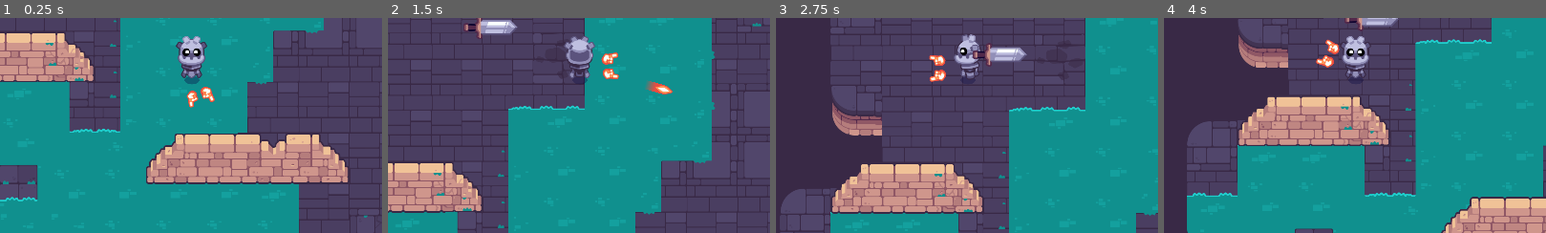
Above: before the commit, frames 1-4 (left to right).
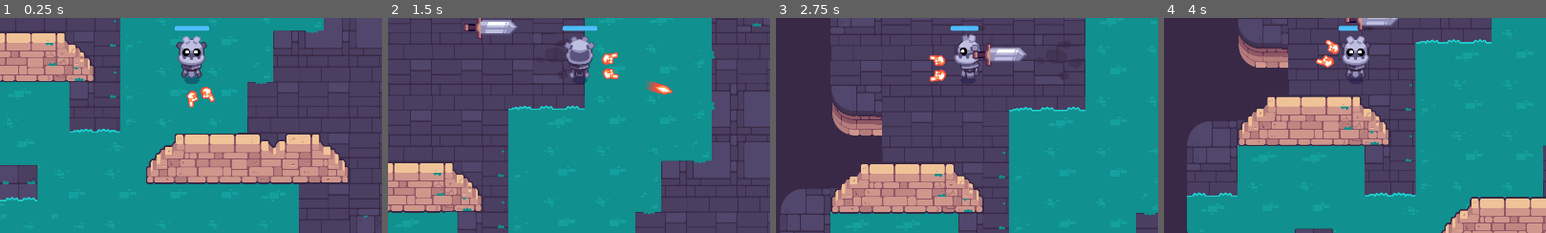
Above: after the commit, the same moments.

Repository: joszeto1/Path-of-Sorcerers-Game
Game: Godot game, scene res://test.tscn
Two runs of this game, one before a commit and one after it. Both use one fixed random seed, a clock stepped at 60 frames per second and the inputs below.
Inputs (mouse positions are % of the whole screen's width and height, from its top left):
- Up to frame 1 (0.25 s): no input
- Up to frame 2 (1.5 s): tap Enter at 0.5 s; move the mouse to (45, 70) at 0.52 s; hold W (move_up) 0.53-1.25 s; click (45, 70) at 0.6 s; tap Space at 0.77 s; drag from (80, 65) to (38, 36) at 1.27 s
- Up to frame 3 (2.75 s): move the mouse to (20, 35) at 2.02 s; hold Left (move_left) from 2.03 s (still down); click (20, 35) at 2.1 s
- Up to frame 4 (4 s): release Left (move_left) at 2.75 s; drag from (55, 50) to (20, 35) at 2.77 s; move the mouse to (35, 25) at 3.52 s; hold Down (move_down) from 3.53 s (still down); click (35, 25) at 3.6 s; tap Space at 3.77 s
The pictures show only the part of the screen within x 25-75%, y 37-87%; the shares and areas given below are measured in that part.

The runs differ from the first frame. In frame 1, 0.2% of the frame differs, in the area x 45-55%, y 3-7%; in frame 2, 0.2%; in frame 3, 0.2%; in frame 4, 0.1%.

Commit message:
player can die

Diff:
--- a/M10.twin_stick_workbook/mob.gd
+++ b/M10.twin_stick_workbook/mob.gd
@@ -3,10 +3,12 @@
 @export var max_speed := 200.0
 @export var acceleration := 800.0
 @export var health := 5: set = set_health
+@export var damage := 1
 
 var _player : Player = null
 
 @onready var player_range: Area2D = %PlayerRange
+@onready var hitbox: Area2D = %Hitbox
 
 func die():
 	queue_free()
@@ -36,3 +38,7 @@
 		if body is Player:
 			_player = null
 	)
+	hitbox.body_entered.connect(func (body: Node) -> void:
+		if body is Player:
+			body.health -= damage
+	)
--- a/M10.twin_stick_workbook/mob.tscn
+++ b/M10.twin_stick_workbook/mob.tscn
@@ -9,6 +9,10 @@
 [sub_resource type="CapsuleShape2D" id="CapsuleShape2D_31yh8"]
 radius = 18.9996
 height = 135.944
+
+[sub_resource type="CapsuleShape2D" id="CapsuleShape2D_lfcpp"]
+radius = 37.9732
+height = 151.7
 
 [node name="mob" type="CharacterBody2D"]
 motion_mode = 1
@@ -28,3 +32,10 @@
 [node name="CollisionShape2D" type="CollisionShape2D" parent="."]
 rotation = -1.5774
 shape = SubResource("CapsuleShape2D_31yh8")
+
+[node name="Hitbox" type="Area2D" parent="."]
+unique_name_in_owner = true
+
+[node name="CollisionShape2D" type="CollisionShape2D" parent="Hitbox"]
+rotation = -1.53606
+shape = SubResource("CapsuleShape2D_lfcpp")
--- a/M10.twin_stick_workbook/player.gd
+++ b/M10.twin_stick_workbook/player.gd
@@ -1,7 +1,28 @@
 class_name Player extends CharacterBody2D
+
+@onready var _collision_shape_2d: CollisionShape2D = %CollisionShape2D
+@onready var _progress_bar: ProgressBar = %ProgressBar
 
 @export var speed := 460.0
 @export var drag_factor := 10.0
+@export var max_health := 5
+
+var health := max_health: set = set_health
+
+func die():
+	queue_free()
+	_collision_shape_2d.set_deferred("disabled", true)
+
+func set_health(new_health:int):
+	var previous_health := health
+	health = clampi(new_health, 0, max_health)
+	_progress_bar.value = health
+	if health == 0:
+		die()
+
+func _ready() -> void:
+	_progress_bar.max_value = max_health
+	_progress_bar.value = health
 
 func _physics_process(delta: float) -> void:
 	var move_direction := Input.get_vector("move_left", "move_right", "move_up", "move_down")
--- a/M10.twin_stick_workbook/player.tscn
+++ b/M10.twin_stick_workbook/player.tscn
@@ -10,6 +10,13 @@
 
 [sub_resource type="CircleShape2D" id="CircleShape2D_6iw5e"]
 radius = 20.3961
+
+[sub_resource type="StyleBoxFlat" id="StyleBoxFlat_7838d"]
+bg_color = Color(0.303676, 0.742896, 1, 1)
+corner_radius_top_left = 4
+corner_radius_top_right = 4
+corner_radius_bottom_right = 4
+corner_radius_bottom_left = 4
 
 [node name="Player" type="CharacterBody2D"]
 motion_mode = 1
@@ -55,3 +62,13 @@
 scale = Vector2(0.747981, 0.747981)
 texture = ExtResource("6_bdp1w")
 flip_v = true
+
+[node name="ProgressBar" type="ProgressBar" parent="."]
+unique_name_in_owner = true
+offset_left = -44.0
+offset_top = -119.0
+offset_right = 43.0
+offset_bottom = -107.0
+theme_override_styles/fill = SubResource("StyleBoxFlat_7838d")
+value = 76.27
+show_percentage = false
Not shown: 1 places in M10.twin_stick_workbook/mob.tscn that only renumber resources
Not shown: 1 places in M10.twin_stick_workbook/player.tscn that only renumber resources
